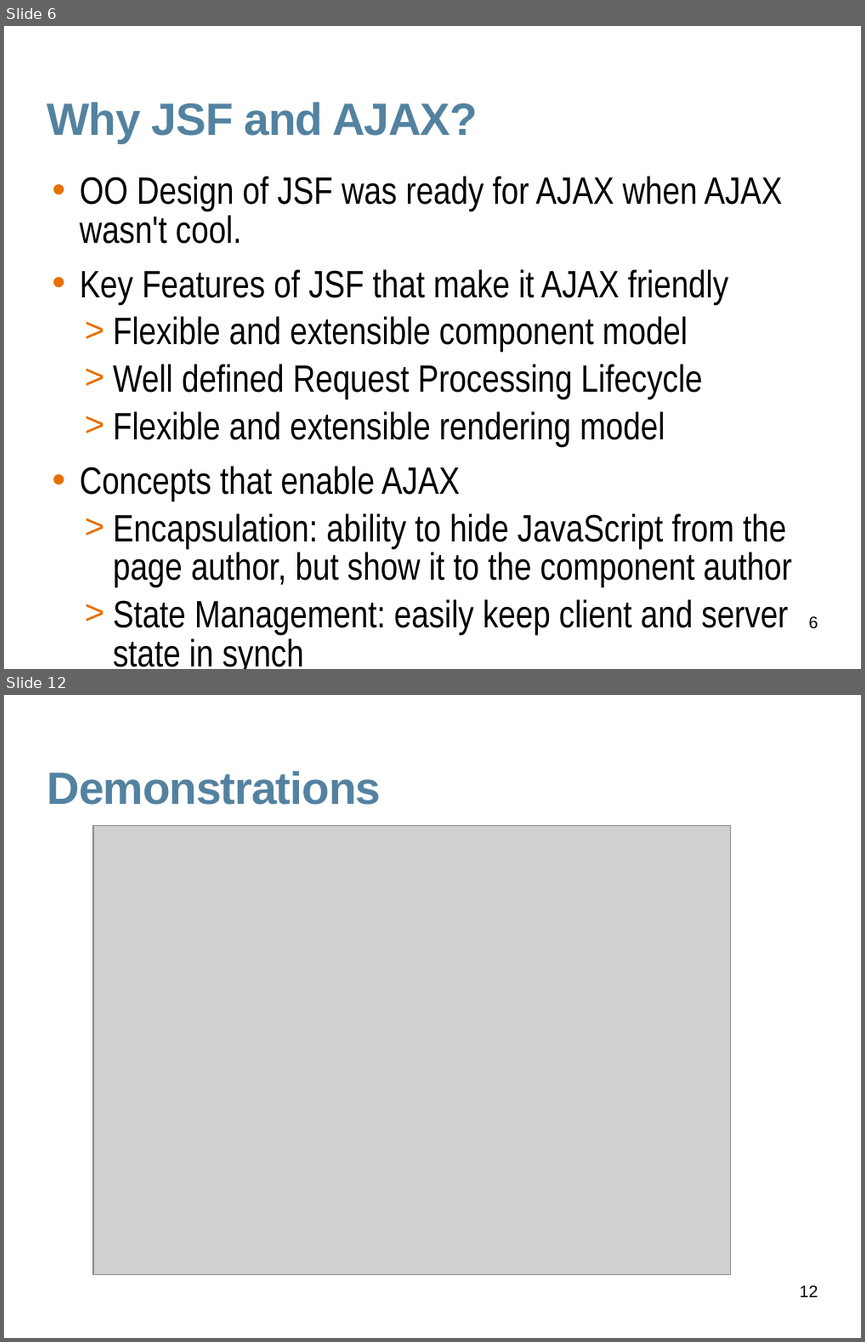
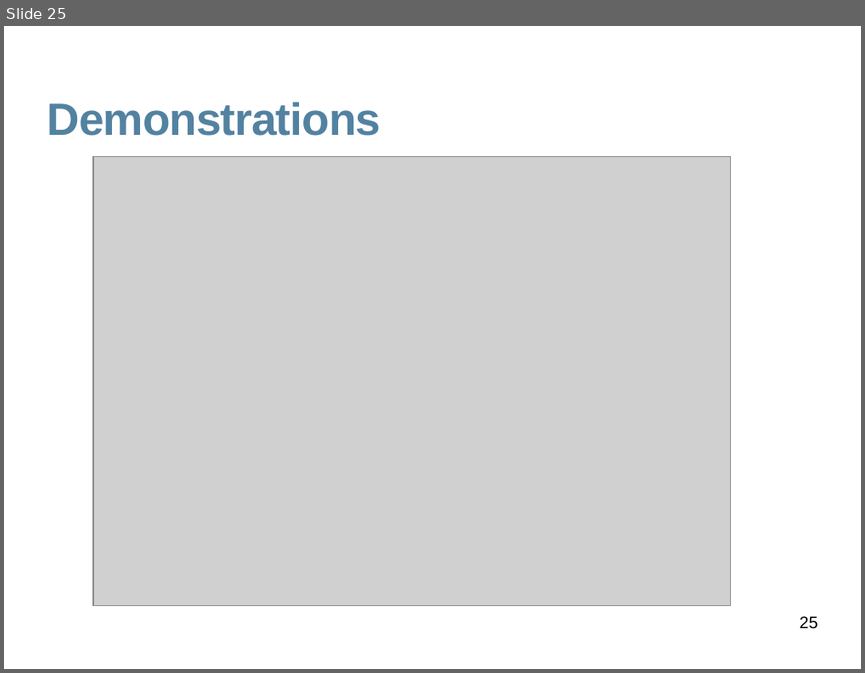
Before and after one commit to javaee/javaserverfaces-extensions, a slide deck: www/slides/dynafaces-advanced.odp. Shown one above the other, each under a label of ours: slides 6 and 12 before the commit, slide 25 after it; the slides between them are not shown. The pictures are 865x1342 and 865x673 pixels, drawn with LibreOffice and Linux fonts; fonts in the diff are those of the drawing; grey boxes stand for pictures; background and template pictures are left out. Boxes give left, top, right and bottom in pixels: in the first picture for what was removed or moved away, otherwise in the second. Text is boxed around its words. In the diff, an @@ line names an element or a change of style, - is before the commit and + after.

```diff
--- a/www/slides/dynafaces-advanced.odp
+++ b/www/slides/dynafaces-advanced.odp
@@ slide 6 removed at (4, 26, 861, 669), background #FFFFFF @@
@@ title removed at (47, 102, 477, 143) @@
-Why JSF and AJAX?
@@ text removed at (80, 176, 792, 669) @@
-• OO Design of JSF was ready for AJAX when AJAX wasn't cool.
-• Key Features of JSF that make it AJAX friendly
-  > Flexible and extensible component model
-  > Well defined Request Processing Lifecycle
-  > Flexible and extensible rendering model
-• Concepts that enable AJAX
-  > Encapsulation: ability to hide JavaScript from the page author, but show it to the component author
-  > State Management: easily keep client and server state in synch
@@ page number removed at (809, 616, 818, 629) @@
-6
@@ what was slide 12 is now slide 25 @@
@@ page number at (800, 616, 818, 629): text changed @@
-12
+25
```
Also in this commit, not shown: 3 slides changed, 20 slides added, 6 other slides removed, 13 other files.
